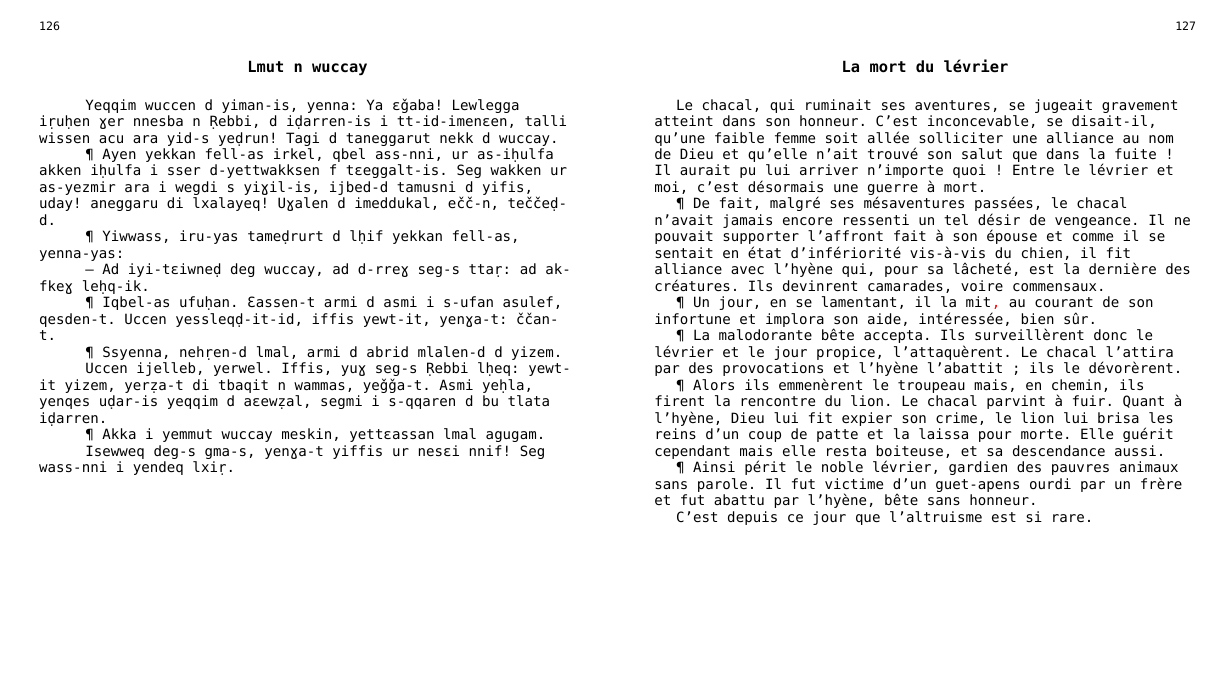
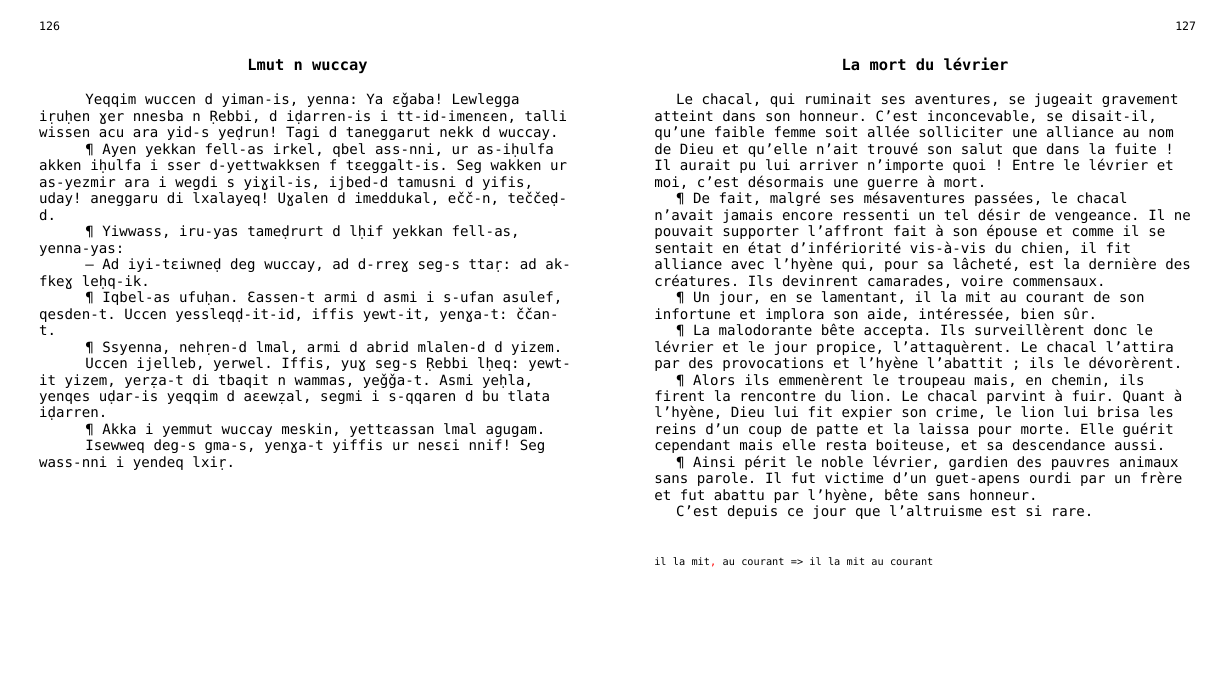
Before and after one commit to sferhah/tamacahut_n_wuccen, a slide deck: slide 61 of Uccen.ConsoleApp/Resources/pptx/uccen.pptx. Drawn at 1232x693 pixels with LibreOffice and Linux fonts; fonts in the diff are those of the drawing. Boxes give left, top, right and bottom in pixels: in the first picture for what was removed or moved away, otherwise in the second. Text is boxed around its words. In the diff, an @@ line names an element or a change of style, - is before the commit and + after.

```diff
--- a/Uccen.ConsoleApp/Resources/pptx/uccen.pptx
+++ b/Uccen.ConsoleApp/Resources/pptx/uccen.pptx
@@ table at <box>30,15,1205,688</box> @@
-row 3: Yeqqim wuccen d yiman-is, yenna: Ya ɛǧaba! Lewlegga iṛuḥen ɣer nnesba n Ṛebbi, d iḍarren-is i tt-id-imenɛen, talli wissen acu ara yid-s yeḍrun! Tagi d taneggarut nekk d wuccay. / ¶ Ayen yekkan fell-as irkel, qbel ass-nni, ur as-iḥulfa akken iḥulfa i sser d-yettwakksen f tɛeggalt-is. Seg wakken ur as-yezmir ara i wegdi s yiɣil-is, ijbed-d tamusni d yifis, uday! aneggaru di lxalayeq! Uɣalen d imeddukal, ečč-n, teččeḍ-d. / ¶ Yiwwass, iru-yas tameḍrurt d lḥif yekkan fell-as, yenna-yas: / — Ad iyi-tɛiwneḍ deg wuccay, ad d-rreɣ seg-s ttaṛ: ad ak-fkeɣ leḥq-ik. / ¶ Iqbel-as ufuḥan. Ɛassen-t armi d asmi i s-ufan asulef, qesden-t. Uccen yessleqḍ-it-id, iffis yewt-it, yenɣa-t: ččan-t. / ¶ Ssyenna, nehṛen-d lmal, armi d abrid mlalen-d d yizem. / Uccen ijelleb, yerwel. Iffis, yuɣ seg-s Ṛebbi lḥeq: yewt-it yizem, yerẓa-t di tbaqit n wammas, yeǧǧa-t. Asmi yeḥla, yenqes uḍar-is yeqqim d aɛewẓal, segmi i s-qqaren d bu tlata iḍarren. / ¶ Akka i yemmut wuccay meskin, yettɛassan lmal agugam. / Isewweq deg-s gma-s, yenɣa-t yiffis ur nesɛi nnif! Seg wass-nni i yendeq lxiṛ. |  | Le chacal, qui ruminait ses aventures, se jugeait gravement atteint dans son honneur. C’est inconcevable, se disait-il, qu’une faible femme soit allée solliciter une alliance au nom de Dieu et qu’elle n’ait trouvé son salut que dans la fuite ! Il aurait pu lui arriver n’importe quoi ! Entre le lévrier et moi, c’est désormais une guerre à mort. / ¶ De fait, malgré ses mésaventures passées, le chacal n’avait jamais encore ressenti un tel désir de vengeance. Il ne pouvait supporter l’affront fait à son épouse et comme il se sentait en état d’infériorité vis-à-vis du chien, il fit alliance avec l’hyène qui, pour sa lâcheté, est la dernière des créatures. Ils devinrent camarades, voire commensaux. / ¶ Un jour, en se lamentant, il la mit, au courant de son infortune et implora son aide, intéressée, bien sûr. / ¶ La malodorante bête accepta. Ils surveillèrent donc le lévrier et le jour propice, l’attaquèrent. Le chacal l’attira par des provocations et l’hyène l’abattit ; ils le dévorèrent. / ¶ Alors ils emmenèrent le troupeau mais, en chemin, ils firent la rencontre du lion. Le chacal parvint à fuir. Quant à l’hyène, Dieu lui fit expier son crime, le lion lui brisa les reins d’un coup de patte et la laissa pour morte. Elle guérit cependant mais elle resta boiteuse, et sa descendance aussi. / ¶ Ainsi périt le noble lévrier, gardien des pauvres animaux sans parole. Il fut victime d’un guet-apens ourdi par un frère et fut abattu par l’hyène, bête sans honneur. / C’est depuis ce jour que l’altruisme est si rare.
+row 3: Yeqqim wuccen d yiman-is, yenna: Ya ɛǧaba! Lewlegga iṛuḥen ɣer nnesba n Ṛebbi, d iḍarren-is i tt-id-imenɛen, talli wissen acu ara yid-s yeḍrun! Tagi d taneggarut nekk d wuccay. / ¶ Ayen yekkan fell-as irkel, qbel ass-nni, ur as-iḥulfa akken iḥulfa i sser d-yettwakksen f tɛeggalt-is. Seg wakken ur as-yezmir ara i wegdi s yiɣil-is, ijbed-d tamusni d yifis, uday! aneggaru di lxalayeq! Uɣalen d imeddukal, ečč-n, teččeḍ-d. / ¶ Yiwwass, iru-yas tameḍrurt d lḥif yekkan fell-as, yenna-yas: / — Ad iyi-tɛiwneḍ deg wuccay, ad d-rreɣ seg-s ttaṛ: ad ak-fkeɣ leḥq-ik. / ¶ Iqbel-as ufuḥan. Ɛassen-t armi d asmi i s-ufan asulef, qesden-t. Uccen yessleqḍ-it-id, iffis yewt-it, yenɣa-t: ččan-t. / ¶ Ssyenna, nehṛen-d lmal, armi d abrid mlalen-d d yizem. / Uccen ijelleb, yerwel. Iffis, yuɣ seg-s Ṛebbi lḥeq: yewt-it yizem, yerẓa-t di tbaqit n wammas, yeǧǧa-t. Asmi yeḥla, yenqes uḍar-is yeqqim d aɛewẓal, segmi i s-qqaren d bu tlata iḍarren. / ¶ Akka i yemmut wuccay meskin, yettɛassan lmal agugam. / Isewweq deg-s gma-s, yenɣa-t yiffis ur nesɛi nnif! Seg wass-nni i yendeq lxiṛ. |  | Le chacal, qui ruminait ses aventures, se jugeait gravement atteint dans son honneur. C’est inconcevable, se disait-il, qu’une faible femme soit allée solliciter une alliance au nom de Dieu et qu’elle n’ait trouvé son salut que dans la fuite ! Il aurait pu lui arriver n’importe quoi ! Entre le lévrier et moi, c’est désormais une guerre à mort. / ¶ De fait, malgré ses mésaventures passées, le chacal n’avait jamais encore ressenti un tel désir de vengeance. Il ne pouvait supporter l’affront fait à son épouse et comme il se sentait en état d’infériorité vis-à-vis du chien, il fit alliance avec l’hyène qui, pour sa lâcheté, est la dernière des créatures. Ils devinrent camarades, voire commensaux. / ¶ Un jour, en se lamentant, il la mit au courant de son infortune et implora son aide, intéressée, bien sûr. / ¶ La malodorante bête accepta. Ils surveillèrent donc le lévrier et le jour propice, l’attaquèrent. Le chacal l’attira par des provocations et l’hyène l’abattit ; ils le dévorèrent. / ¶ Alors ils emmenèrent le troupeau mais, en chemin, ils firent la rencontre du lion. Le chacal parvint à fuir. Quant à l’hyène, Dieu lui fit expier son crime, le lion lui brisa les reins d’un coup de patte et la laissa pour morte. Elle guérit cependant mais elle resta boiteuse, et sa descendance aussi. / ¶ Ainsi périt le noble lévrier, gardien des pauvres animaux sans parole. Il fut victime d’un guet-apens ourdi par un frère et fut abattu par l’hyène, bête sans honneur. / C’est depuis ce jour que l’altruisme est si rare.
+row 4:  |  | il la mit, au courant => il la mit au courant
```
Also in this commit, not shown: 9 other slides changed, 16 other files.
